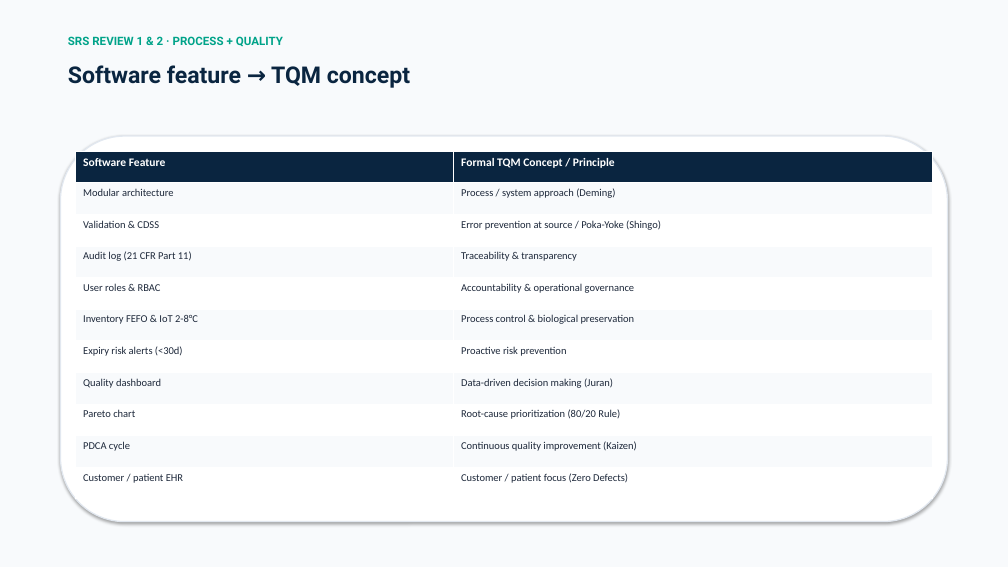
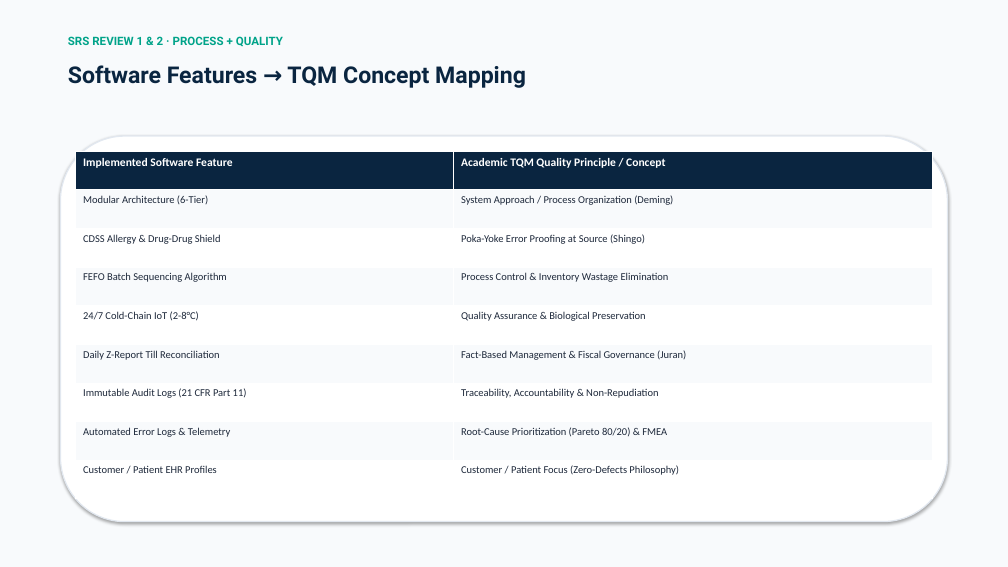
Before and after one commit to Piyush7251/Pharmacy_Management_System, a slide deck: slide 11 of AegisPharm_TQM_Presentation_Piyush_Bhatt.pptx (slide 68 before the commit). Drawn at 1008x567 pixels with LibreOffice and Linux fonts; fonts in the diff are those of the drawing. Boxes give left, top, right and bottom in pixels: in the first picture for what was removed or moved away, otherwise in the second. Text is boxed around its words. In the diff, an @@ line names an element or a change of style, - is before the commit and + after.

```diff
--- a/AegisPharm_TQM_Presentation_Piyush_Bhatt.pptx
+++ b/AegisPharm_TQM_Presentation_Piyush_Bhatt.pptx
@@ text at box(68, 65, 526, 88): text changed @@
-Software feature → TQM concept
+Software Features → TQM Concept Mapping
@@ table at box(76, 151, 932, 499) @@
-row 1: Software Feature | Formal TQM Concept / Principle
-row 2: Modular architecture | Process / system approach (Deming)
-row 3: Validation & CDSS | Error prevention at source / Poka-Yoke (Shingo)
-row 4: Audit log (21 CFR Part 11) | Traceability & transparency
-row 5: User roles & RBAC | Accountability & operational governance
-row 6: Inventory FEFO & IoT 2-8°C | Process control & biological preservation
-row 7: Expiry risk alerts (<30d) | Proactive risk prevention
-row 8: Quality dashboard | Data-driven decision making (Juran)
-row 9: Pareto chart | Root-cause prioritization (80/20 Rule)
-row 10: PDCA cycle | Continuous quality improvement (Kaizen)
-row 11: Customer / patient EHR | Customer / patient focus (Zero Defects)
+row 1: Implemented Software Feature | Academic TQM Quality Principle / Concept
+row 2: Modular Architecture (6-Tier) | System Approach / Process Organization (Deming)
+row 3: CDSS Allergy & Drug-Drug Shield | Poka-Yoke Error Proofing at Source (Shingo)
+row 4: FEFO Batch Sequencing Algorithm | Process Control & Inventory Wastage Elimination
+row 5: 24/7 Cold-Chain IoT (2-8°C) | Quality Assurance & Biological Preservation
+row 6: Daily Z-Report Till Reconciliation | Fact-Based Management & Fiscal Governance (Juran)
+row 7: Immutable Audit Logs (21 CFR Part 11) | Traceability, Accountability & Non-Repudiation
+row 8: Automated Error Logs & Telemetry | Root-Cause Prioritization (Pareto 80/20) & FMEA
+row 9: Customer / Patient EHR Profiles | Customer / Patient Focus (Zero-Defects Philosophy)
```
Also in this commit, not shown: 10 other slides changed, 7 slides added, 68 slides removed, 2 other files.
